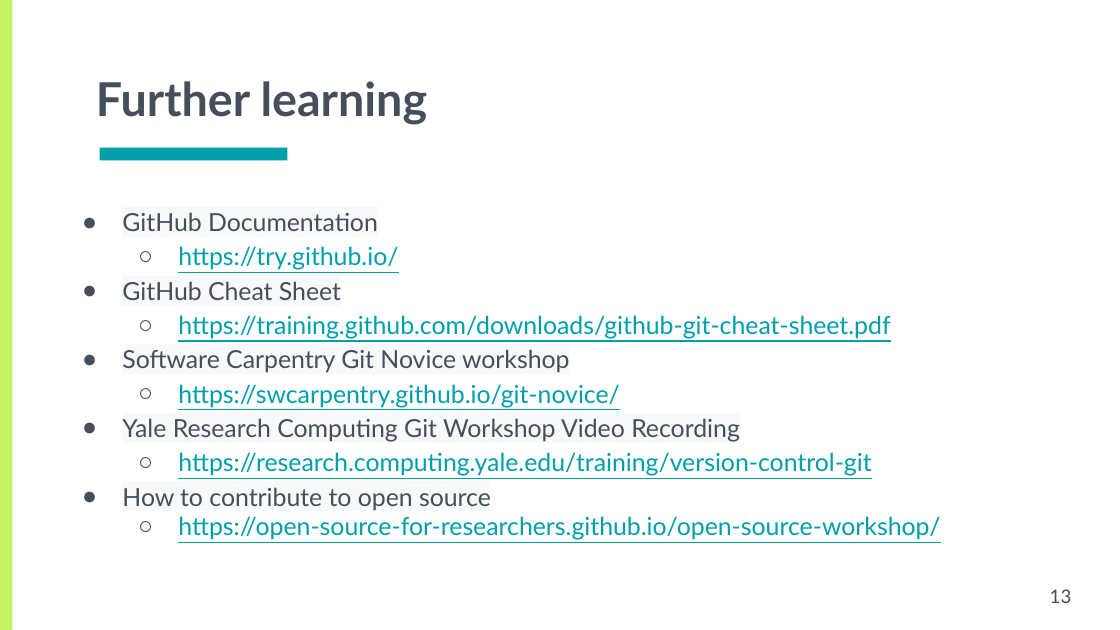
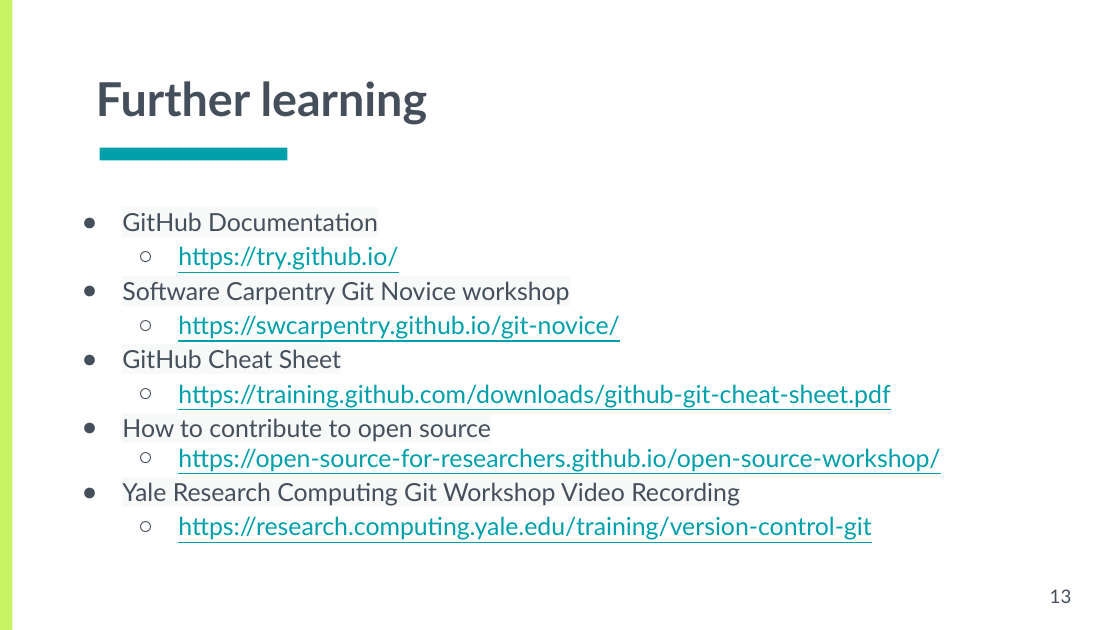
Before and after one commit to CWML/gitdemo, a slide deck: slide 13 of Git & Github_ An Introduction to Version Control.pptx. Drawn at 1120x630 pixels with LibreOffice and Linux fonts; fonts in the diff are those of the drawing. Boxes give left, top, right and bottom in pixels: in the first picture for what was removed or moved away, otherwise in the second. Text is boxed around its words. In the diff, an @@ line names an element or a change of style, - is before the commit and + after.

```diff
--- a/Git & Github_ An Introduction to Version Control.pptx
+++ b/Git & Github_ An Introduction to Version Control.pptx
@@ text at box(122, 281, 619, 339): paragraphs added @@
+● Software Carpentry Git Novice workshop
+  ○ https://swcarpentry.github.io/git-novice/
@@ text at box(122, 418, 940, 472): text changed @@
-● Software Carpentry Git Novice workshop
-  ○ https://swcarpentry.github.io/git-novice/
+● How to contribute to open source
+  ○ https://open-source-for-researchers.github.io/open-source-workshop/
@@ text at box(122, 487, 940, 540): paragraphs removed @@
-● How to contribute to open source
-  ○ https://open-source-for-researchers.github.io/open-source-workshop/
```
